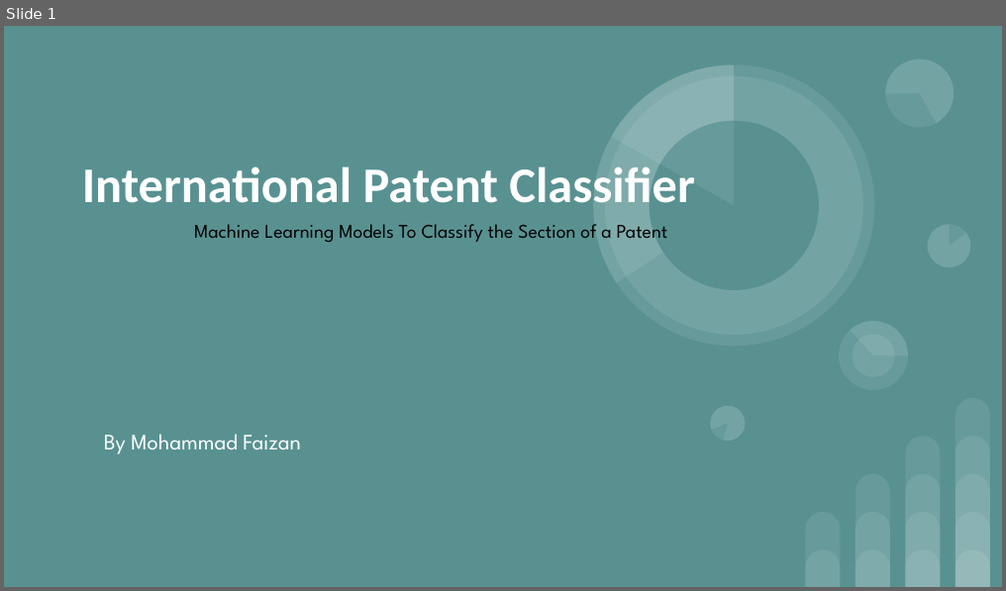
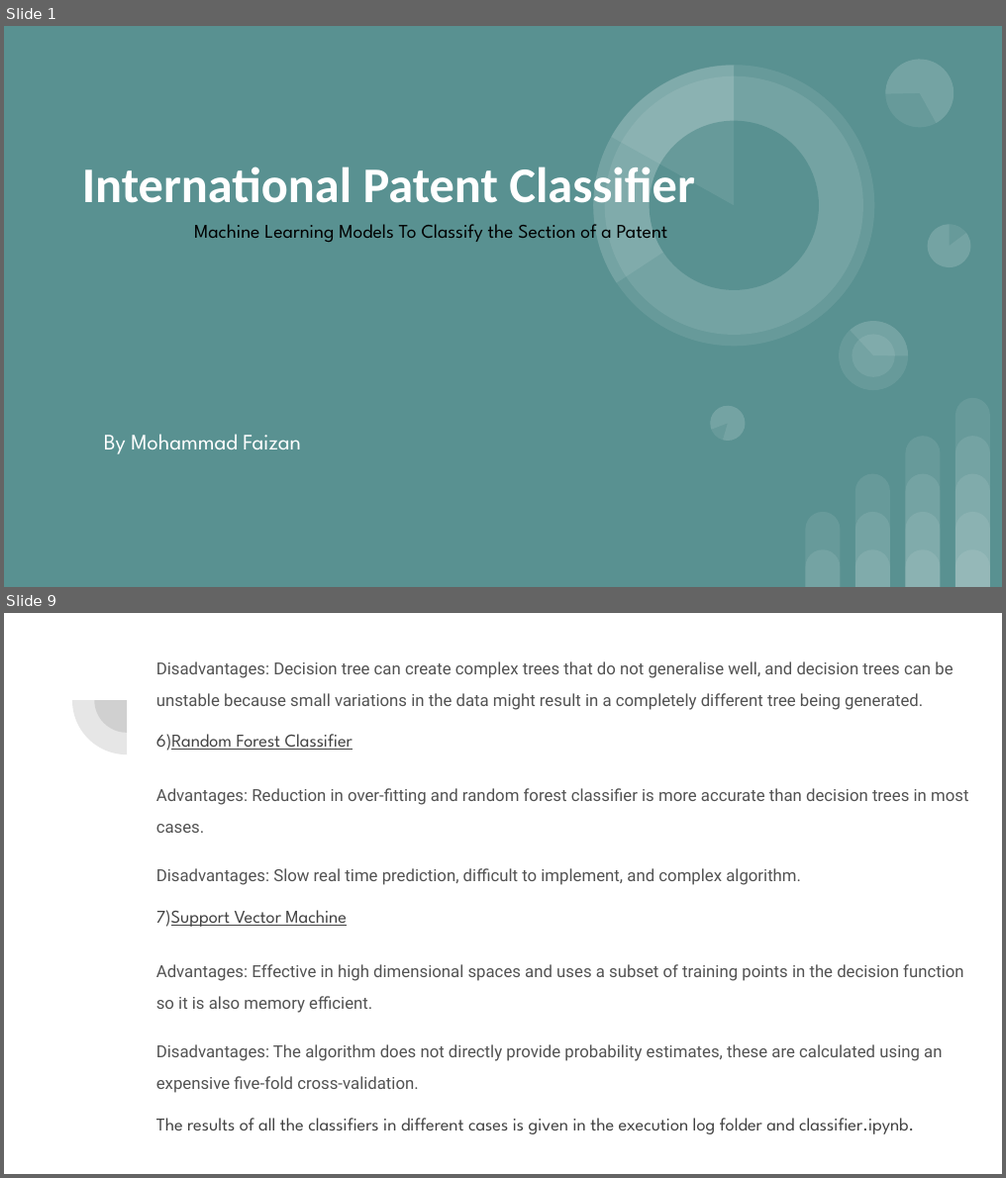
Before and after one commit to faizan4053/ipc_classifier, a slide deck: International Patent Classifier.pptx. Shown one above the other, each under a label of ours: slide 1 before the commit, slides 1 and 9 after it; the slides between them are not shown. The pictures are 1006x591 and 1006x1178 pixels, drawn with LibreOffice and Linux fonts; fonts in the diff are those of the drawing. Boxes give left, top, right and bottom in pixels: in the first picture for what was removed or moved away, otherwise in the second. Text is boxed around its words. In the diff, an @@ line names an element or a change of style, - is before the commit and + after.

```diff
--- a/International Patent Classifier.pptx
+++ b/International Patent Classifier.pptx
@@ slide 9 added at <box>4,613,1002,1174</box>, background #FFFFFF @@
@@ pie slice (boxed as its full ellipse) added at <box>72,646,180,755</box>, fill #424242 at 13% opacity @@
@@ pie slice (boxed as its full ellipse) added at <box>95,667,159,733</box>, fill #424242 at 13% opacity @@
@@ text added at <box>156,662,968,1135</box>, 12 pt, text #525252 @@
+Disadvantages: Decision tree can create complex trees that do not generalise well, and decision trees can be unstable because small variations in the data might result in a completely different tree being generated.
+6)Random Forest Classifier
+Advantages: Reduction in over-fitting and random forest classifier is more accurate than decision trees in most cases.
+Disadvantages: Slow real time prediction, difficult to implement, and complex algorithm.
+7)Support Vector Machine
+Advantages: Effective in high dimensional spaces and uses a subset of training points in the decision function so it is also memory efficient.
+Disadvantages: The algorithm does not directly provide probability estimates, these are calculated using an expensive five-fold cross-validation.
+The results of all the classifiers in different cases is given in the execution log folder and classifier.ipynb.
```
Also in this commit, not shown: 2 slides changed, 6 other slides added, 1 slide removed, 3 other files.
